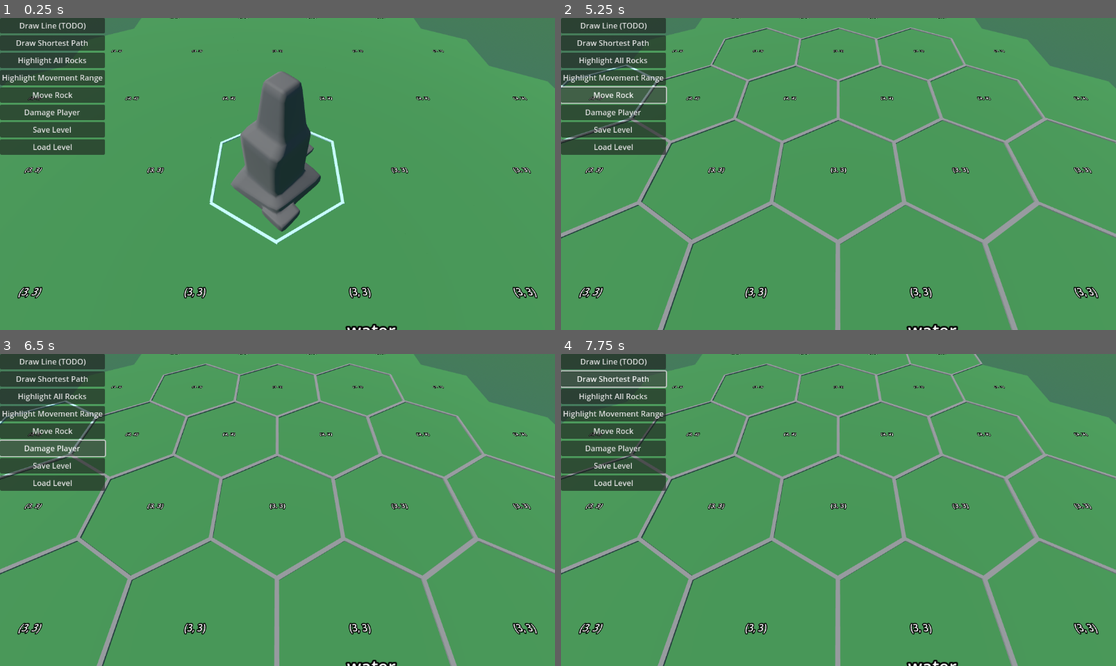
Above: before the commit, frames 1-4 (two rows, left to right).
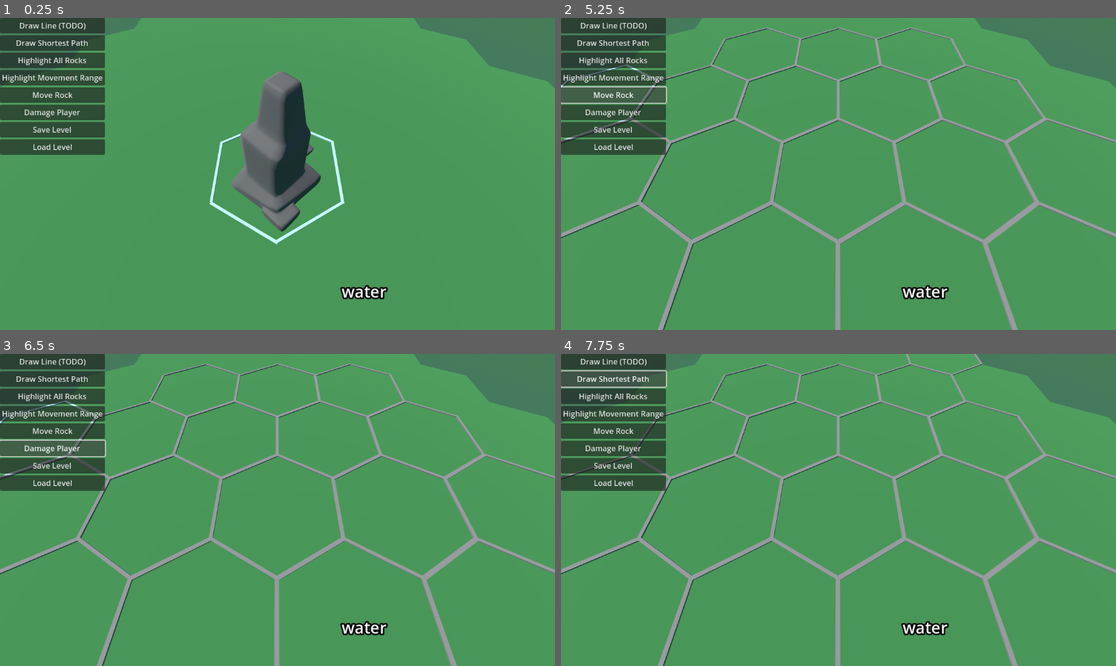
Above: after the commit, the same moments.

Repository: nheeb/spell-tactics
Game: Godot game, scene res://Logic/Main.tscn
Two runs of this game, one before a commit and one after it. Both use one fixed random seed, a clock stepped at 60 frames per second and the inputs below.
Inputs:
- Up to frame 1 (0.25 s): no input
- Up to frame 2 (5.25 s): click "Draw Shortest Path" at 0.5 s; click "Save Level" at 1.25 s; click "Load Level" at 2 s; click "Draw Line (TODO)" at 2.75 s; click "Highlight All Rocks" at 3.5 s; click "Highlight Movement Range" at 4.25 s; click "Move Rock" at 5 s
- Up to frame 3 (6.5 s): click "Damage Player" at 5.75 s
- Up to frame 4 (7.75 s): click "Draw Line (TODO)" at 6.5 s; click "Draw Shortest Path" at 7.25 s

The runs differ from the first frame. In frame 1, 1.2% of the frame differs, in the area x 3-97%, y 0-100%; in frame 2, 1.2%; in frame 3, 1.2%; in frame 4, 1.2%.
Error before the commit: Invalid access to property or key 'hp' on a base object of type 'Nil'. (res://Prototype/Prototyping.gd:83)

Commit message:
reparent visual entities to Level

Diff:
--- a/Entities/Visuals/VisualPrototype.tscn
+++ b/Entities/Visuals/VisualPrototype.tscn
@@ -7,6 +7,6 @@
 script = ExtResource("2_r6y1o")
 
 [node name="Label" type="Label3D" parent="." index="1"]
-transform = Transform3D(1, 0, 0, 0, 1, 0, 0, 0, 1, 0, 0.250447, 0.313232)
+transform = Transform3D(1, 0, 0, 0, 1, 0, 0, 0, 1, 0, 0.25, 0)
 billboard = 1
 text = "Prototype"
--- a/Logic/Game.gd
+++ b/Logic/Game.gd
@@ -1,6 +1,6 @@
-class_name GameSingletonDreck extends Node
+class_name GameSingleton extends Node
 
-enum Energy {  # you guys prefer all caps? -> no
+enum Energy {
 	Life,
 	Decay,
 	Stone,
@@ -15,3 +15,7 @@
 var tree : SceneTree :
 	get:
 		return get_tree()
+
+
+# some common EntityTypes
+#const player_type: PlayerEntityType = preload("res://Entities/PlayerResource.tres")
--- a/Logic/Tiles/Level.gd
+++ b/Logic/Tiles/Level.gd
@@ -75,9 +75,15 @@
 	if not err == OK:
 		printerr("Err when saving level state: ", err)
 
+const PLAYER_TYPE := preload("res://Entities/PlayerResource.tres")
 static func load_from_disk(path: String) -> Level:
 	var level_state: LevelState = ResourceLoader.load(path)
-	return level_state.deserialize()
+	var level: Level = level_state.deserialize()
+	var player_ent: PlayerEntity = level.find_entity(PLAYER_TYPE)
+	if player_ent != null:
+		level.player = player_ent
+
+	return level
 
 func add_entity(r: int, q: int, entity_type: EntityType) -> Entity:
 	# should entities only be part of tiles or do we want a second data structure outside?
@@ -89,8 +95,23 @@
 	var entity := entity_type.create_entity() as Entity
 	var tile = tiles[r][q] as Tile
 
+	entity.visual_entity.visible = true
+	$VisualEntities.add_child(entity.visual_entity)
+	entity.visual_entity.owner = self
+
 	tile.add_entity(entity)
 	return entity
+
+## go through visual instances of this tile and assert that they are visible and
+## at the right position. Later, we can also call some kind of "update" here
+## for the UI (think healthbar, etc)
+func update_visual_entities(tile: Tile):
+	var r_tile := tile.r
+	var vis_ent: VisualEntity
+	for ent in tile.entities:
+		vis_ent = ent.visual_entity
+		if not vis_ent in $VisualEntities.get_children():
+			$VisualEntities.add_child(vis_ent)
 
 ## could maybe be put in Utils singleton
 func tile_distance(r1: int, q1: int, r2: int, q2: int):
--- a/Logic/Tiles/Level.tscn
+++ b/Logic/Tiles/Level.tscn
@@ -4,3 +4,5 @@
 
 [node name="Level" type="Node3D"]
 script = ExtResource("1_t0xot")
+
+[node name="VisualEntities" type="Node3D" parent="."]
--- a/Logic/Tiles/State/LevelState.gd
+++ b/Logic/Tiles/State/LevelState.gd
@@ -6,13 +6,18 @@
 @export var columns: int
 
 
+const LEVEL := preload("res://Logic/Tiles/Level.tscn")
+const PLAYER_TYPE := preload("res://Entities/PlayerResource.tres")
+#const player_type := preload("res://Entities/PlayerResource.tres")
 func deserialize() -> Level:
-	var level := Level.new()
+	var level := LEVEL.instantiate()
 	level.init_tiles_array(rows, columns)
 
 	var tile: Tile
 	for tile_data in tiles:
 		tile = tile_data.deserialize(rows, columns)
 		level.add_child(tile)
+		level.update_visual_entities(tile)
 		level.tiles[tile_data.r][tile_data.q] = tile
+
 	return level
--- a/Logic/Tiles/Tile.gd
+++ b/Logic/Tiles/Tile.gd
@@ -15,7 +15,7 @@
 	var xz_translation: Vector2 = (r_tile-r_center) * Level.Q_BASIS + (q_tile-q_center) * Level.R_BASIS
 	tile.position = Vector3(xz_translation.x, 0.0, xz_translation.y)
 
-	tile.get_node("DebugLabel").text = "(%s, %s)" % [r_center, q_center]
+	tile.get_node("DebugLabel").text = "(%s, %s)" % [r_tile, q_tile]
 	tile.r = r_tile
 	tile.q = q_tile
 	tile.name = "Tile_%02d_%02d" % [r_tile, q_tile]
@@ -29,13 +29,12 @@
 	set_highlight(Highlight.Type.Hover, false)
 
 func add_entity(entity: Entity):
+	entity.current_tile = self
 	entities.append(entity)
 	if entity.visual_entity != null:
-		$VisualEntities.add_child(entity.visual_entity)
+		entity.visual_entity.position = self.position
 		# TODO add logical entity
-		#entity.owner = self
-		entity.visual_entity.owner = self
-		entity.current_tile = self
+
 
 func remove_entity(entity: Entity):
 	var i = entities.find(entity)
@@ -44,8 +43,9 @@
 		return
 
 	entities.remove_at(i)
-	$VisualEntities.remove_child(entity.visual_entity)
 	entity.current_tile = null
+	# should we turn it invisible then? huh
+	#entity.visual_entity.visible = false
 
 ## Whether player/enemy can move on this. Can move on this if this tile has no entity which is
 ## an obstacle.
@@ -64,10 +64,7 @@
 
 
 
-func set_highlight(type: Highlight.Type, active: bool, _reset_others := false):
-	if _reset_others:
-		# TODO (if needed)
-		pass
+func set_highlight(type: Highlight.Type, active: bool):
 	if active:
 		$Highlight.enable_highlight(type)
 	else:
--- a/Logic/Tiles/Tile.tscn
+++ b/Logic/Tiles/Tile.tscn
@@ -24,6 +24,7 @@
 
 [node name="DebugLabel" type="Label3D" parent="."]
 transform = Transform3D(1, 0, 0, 0, -4.37114e-08, 1, 0, -1, -4.37114e-08, 0, 0.125358, -5.47957e-09)
+visible = false
 visibility_range_end = 9.0
 visibility_range_end_margin = 0.5
 visibility_range_fade_mode = 1
@@ -36,8 +37,6 @@
 transform = Transform3D(0.866025, -0.5, 0, -2.18557e-08, -3.78552e-08, 1, -0.5, -0.866025, -4.37114e-08, 0, 0, 0)
 depth = 0.2
 polygon = PackedVector2Array(1, 0, 0.5, 0.866, -0.5, 0.866, -1, 0, -0.5, -0.866, 0.5, -0.866)
-
-[node name="VisualEntities" type="Node3D" parent="."]
 
 [node name="LogicalEntities" type="Node3D" parent="."]
 
--- a/Prototype/Prototyping.gd
+++ b/Prototype/Prototyping.gd
@@ -2,13 +2,13 @@
 
 const ROCK_ENTITY := preload("res://Entities/Environment/Rock.tres")
 const WATER_ENTITY := preload("res://Entities/Environment/Water.tres")
-const PLAYER_ENTITY := preload("res://Entities/PlayerResource.tres")
+const PLAYER_TYPE := preload("res://Entities/PlayerResource.tres")
 func _ready() -> void:
 	$Level.init_basic_grid(3)
 	# let's add some prototyping entities to the level
 	$Level.add_entity(3, 3, ROCK_ENTITY)
 	$Level.add_entity(3, 4, WATER_ENTITY)
-	$Level.player = $Level.add_entity(0, 6, PLAYER_ENTITY)
+	$Level.player = $Level.add_entity(0, 6, PLAYER_TYPE)
 
 
 var flip := false
@@ -93,4 +93,10 @@
 	$Level.free()
 	add_child(loaded_level)
 
-	print(loaded_level.global_transform)
+var tile_toggle := false
+func _on_toggle_tile_labels_pressed() -> void:
+	tile_toggle = not tile_toggle
+
+	if tile_toggle:
+		#
+		pass
--- a/Prototype/Prototyping.tscn
+++ b/Prototype/Prototyping.tscn
@@ -111,6 +111,12 @@
 layout_mode = 2
 text = "Damage Player"
 
+[node name="ToggleTileLabels" type="Button" parent="FeaturesUI/Control/VBoxContainer"]
+visible = false
+custom_minimum_size = Vector2(32, 32)
+layout_mode = 2
+text = "Toggle Tile Labels"
+
 [node name="SaveLevel" type="Button" parent="FeaturesUI/Control/VBoxContainer"]
 custom_minimum_size = Vector2(32, 32)
 layout_mode = 2
@@ -126,5 +132,6 @@
 [connection signal="pressed" from="FeaturesUI/Control/VBoxContainer/MovementRangeButton" to="." method="_on_movement_range_button_pressed"]
 [connection signal="pressed" from="FeaturesUI/Control/VBoxContainer/MoveRockButton" to="." method="_on_move_rock_button_pressed"]
 [connection signal="pressed" from="FeaturesUI/Control/VBoxContainer/DamagePlayer" to="." method="_on_damage_player_pressed"]
+[connection signal="pressed" from="FeaturesUI/Control/VBoxContainer/ToggleTileLabels" to="." method="_on_toggle_tile_labels_pressed"]
 [connection signal="pressed" from="FeaturesUI/Control/VBoxContainer/SaveLevel" to="." method="_on_save_level_pressed"]
 [connection signal="pressed" from="FeaturesUI/Control/VBoxContainer/LoadLevel" to="." method="_on_load_level_pressed"]
Not shown, changed: Addons/smoothing/smoothing.png.import
Not shown, changed: Addons/smoothing/smoothing_2d.png.import
